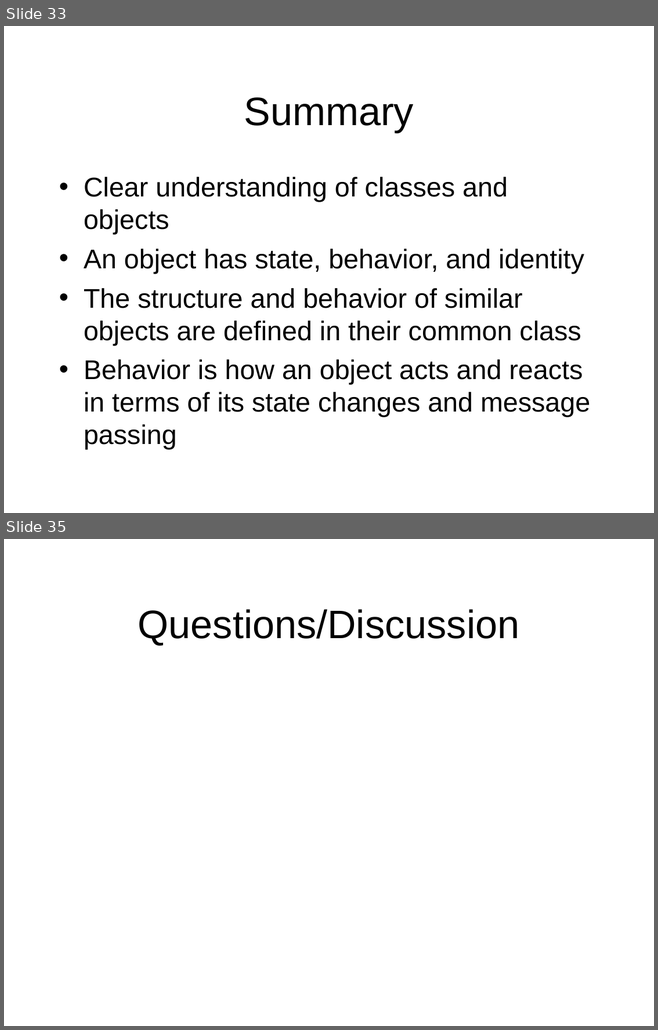
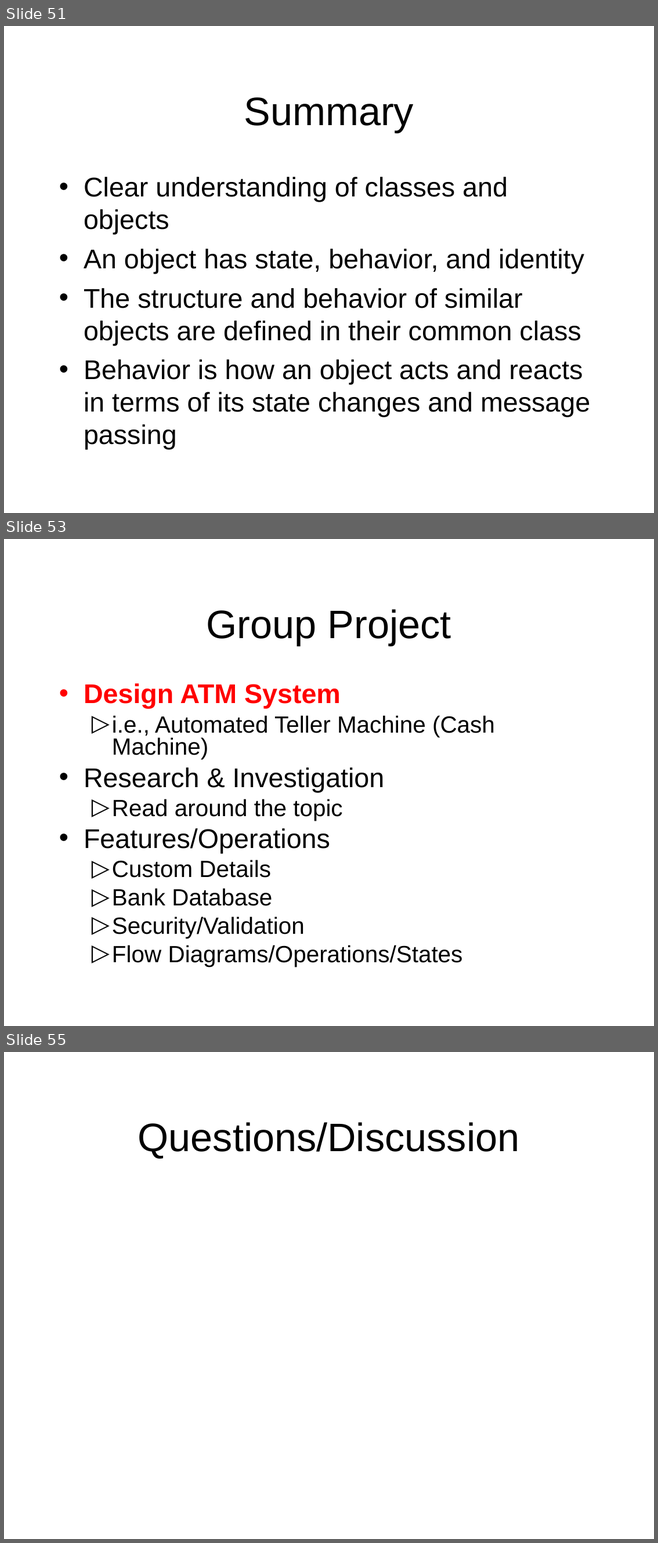
Before and after one commit to octaviordz/zjnu2017.github.io, a slide deck: OOAD/lectures/040--Classes.and.Objects.ppt. Shown one above the other, each under a label of ours: slides 33 and 35 before the commit, slides 51, 53 and 55 after it; the slides between them are not shown. The pictures are 658x1030 and 658x1543 pixels, drawn with LibreOffice and Linux fonts; fonts in the diff are those of the drawing. Boxes give left, top, right and bottom in pixels: in the first picture for what was removed or moved away, otherwise in the second. Text is boxed around its words. In the diff, an @@ line names an element or a change of style, - is before the commit and + after.

Commit message:
Update slides - details.

```diff
--- a/OOAD/lectures/040--Classes.and.Objects.ppt
+++ b/OOAD/lectures/040--Classes.and.Objects.ppt
@@ slide 53 added at [4, 539, 654, 1026], background #FFFFFF @@
@@ title added at [206, 609, 451, 646], 44 pt, text #000000 @@
+Group Project
@@ text added at [83, 683, 495, 967], 26 pt, text #000000 @@
+• Design ATM System
+  ▷ i.e., Automated Teller Machine (Cash Machine)
+• Research & Investigation
+  ▷ Read around the topic
+• Features/Operations
+  ▷ Custom Details
+  ▷ Bank Database
+  ▷ Security/Validation
+  ▷ Flow Diagrams/Operations/States
@@ what was slide 33 is now slide 51 @@
@@ what was slide 35 is now slide 55 @@
```
Also in this commit, not shown: 11 slides changed, 26 other slides added, 1 other file.
